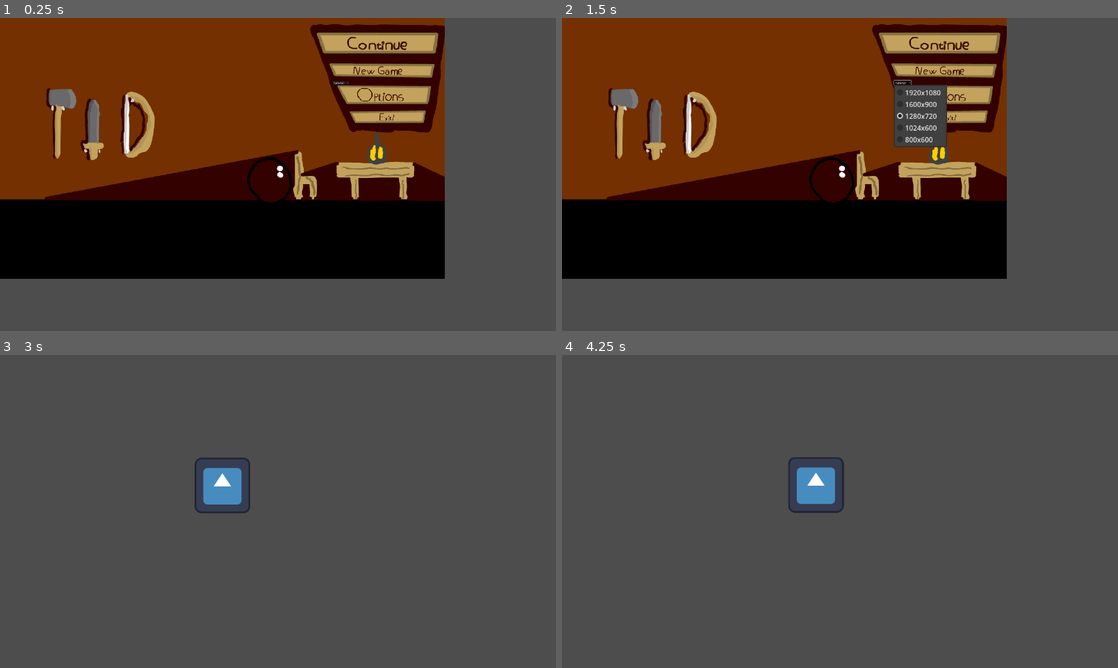
Above: before the commit, frames 1-4 (two rows, left to right).
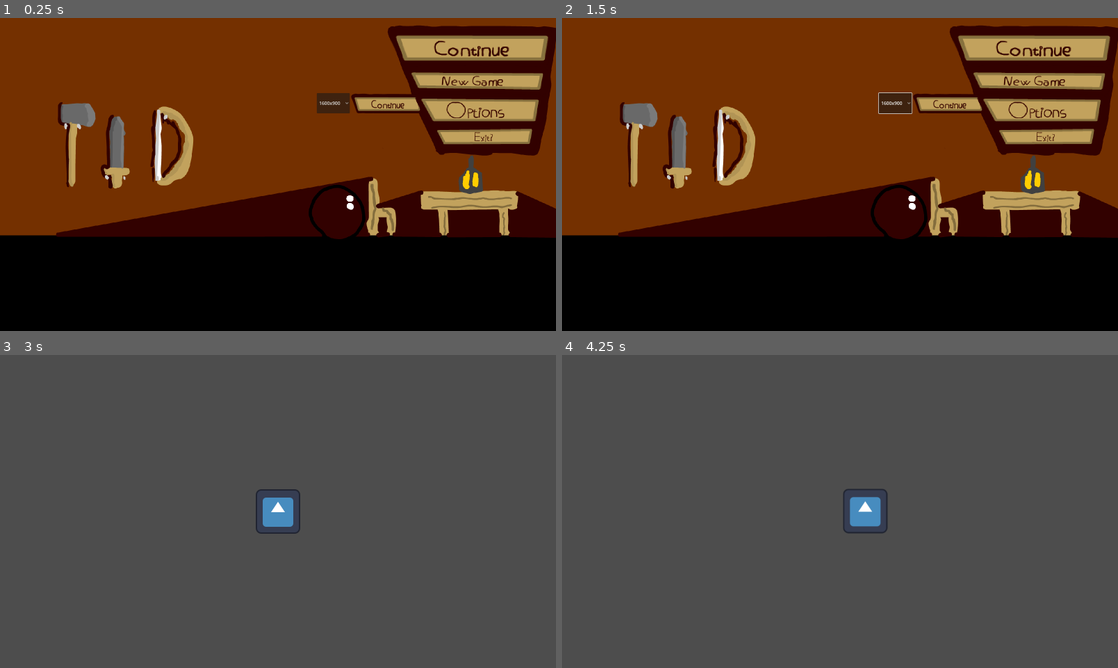
Above: after the commit, the same moments.

Repository: JhonChoulay/the-hackathon-game
Game: Godot game, scene res://Scenes/main_menu.tscn
The game is run twice, just before and just after one commit, with the same random seed, the same clock (stepped at 60 frames per second) and the same inputs. The engine's default icon, where the game draws it, is replaced by a stand-in: a white triangle on a blue panel in a dark square.
Inputs (mouse positions are in pixels of both pictures, inside the frame that each line leads up to; where the layout moved, square brackets give the same spot in the first picture):
- Up to frame 1 (0.25 s): no input
- Up to frame 2 (1.5 s): click (895, 102) at 0.5 s, where only the run after the commit has a clickable "1600x900"; click (901, 83) at 1.25 s, where only the run before the commit has a clickable "1280x720"
- Up to frame 3 (3 s): click (389, 439) at 2.02 s; click (478, 417) [383, 405] at 2.75 s
- Up to frame 4 (4.25 s): tap Enter at 3.5 s; hold D (right) from 3.53 s (still down); tap W (up) at 3.77 s

The runs differ from the first frame. In frame 1, 59% of the frame differs, in the area x 0-100%, y 0-100%; in frame 2, 60%; in frame 3, 1.7%; in frame 4, 1.7%.

Commit message:
Created template for resolution changes and made it work in main menu

Diff:
--- a/Projects/Scenes/main_menu.tscn
+++ b/Projects/Scenes/main_menu.tscn
@@ -57,6 +57,20 @@
 stretch_mode = 0
 metadata/_edit_use_anchors_ = true
 
+[node name="OptionsMenu" parent="Buttons" instance=ExtResource("10_5tbyb")]
+layout_mode = 0
+anchors_preset = 0
+anchor_top = 0.0
+anchor_right = 0.0
+anchor_bottom = 0.0
+offset_left = -237.69
+offset_top = 235.0
+offset_right = 61.31
+offset_bottom = 305.0
+grow_horizontal = 1
+grow_vertical = 1
+metadata/_edit_use_anchors_ = true
+
 [node name="Options" type="TextureButton" parent="Buttons"]
 texture_filter = 1
 layout_mode = 0
@@ -69,15 +83,6 @@
 texture_pressed = ExtResource("9_qeikl")
 stretch_mode = 0
 metadata/_edit_use_anchors_ = true
-
-[node name="Menu" parent="Buttons/Options" instance=ExtResource("10_5tbyb")]
-layout_mode = 0
-anchors_preset = 0
-anchor_top = 0.0
-anchor_right = 0.0
-anchor_bottom = 0.0
-grow_horizontal = 1
-grow_vertical = 1
 
 [node name="Exit" type="TextureButton" parent="Buttons"]
 texture_filter = 1
--- a/Projects/Scenes/options_menu.tscn
+++ b/Projects/Scenes/options_menu.tscn
@@ -1,18 +1,28 @@
-[gd_scene load_steps=2 format=3 uid="uid://pi60jckckj3v"]
+[gd_scene load_steps=4 format=3 uid="uid://pi60jckckj3v"]
 
-[ext_resource type="Script" path="res://Scenes/options_menu.gd" id="1_4rbag"]
+[ext_resource type="Script" path="res://Scripts/options_menu.gd" id="1_sn4d8"]
+[ext_resource type="Texture2D" uid="uid://bb8hfps6tjjjl" path="res://Sprites/Buttons/Continue.png" id="2_bylnm"]
+[ext_resource type="Texture2D" uid="uid://cf577ci3uaayt" path="res://Sprites/Buttons/Continue-clicked.png" id="3_ok26w"]
 
-[node name="OptionsMenu" type="HBoxContainer"]
+[node name="ResolutionMenu" type="HBoxContainer"]
 anchors_preset = 14
 anchor_top = 0.5
 anchor_right = 1.0
 anchor_bottom = 0.5
+offset_top = -35.0
+offset_bottom = 35.0
 grow_horizontal = 2
 grow_vertical = 2
-script = ExtResource("1_4rbag")
+script = ExtResource("1_sn4d8")
 
-[node name="OptionButton" type="OptionButton" parent="."]
+[node name="OptionsButton" type="OptionButton" parent="."]
 layout_mode = 2
 size_flags_horizontal = 3
 
-[connection signal="item_selected" from="OptionButton" to="." method="_on_option_button_item_selected"]
+[node name="ApplyButton" type="TextureButton" parent="."]
+layout_mode = 2
+texture_normal = ExtResource("2_bylnm")
+texture_pressed = ExtResource("3_ok26w")
+
+[connection signal="item_selected" from="OptionsButton" to="." method="_on_option_button_item_selected"]
+[connection signal="pressed" from="ApplyButton" to="." method="_on_apply_button_pressed"]
--- a/Projects/Scripts/main_menu.gd
+++ b/Projects/Scripts/main_menu.gd
@@ -1,18 +1,22 @@
 extends Node2D
-
 
 # Called when the node enters the scene tree for the first time.
 func _ready():
+	resize()
+	get_node("Buttons/OptionsMenu/ApplyButton").pressed.connect(on_apply_button_pressed)
+
+func on_apply_button_pressed():
+	get_viewport().content_scale_size = Vector2(Resources.resolution[0],Resources.resolution[1])
+	resize()
+
+func resize():
 	var resolution = Resources.resolution
-	var sprite : Array = [$Sprite.texture.get_width(),$Sprite.texture.get_height()]
-	scale.x = float(resolution[0]) / float(sprite[0])
-	scale.y = float(resolution[1]) / float(sprite[1])
-	position = Vector2(resolution[0] / 2, resolution[1] / 2)
 	if !Resources.windowed:
 		if Resources.borderless:
 			get_window().borderless = Resources.borderless
 		else:
 			get_window().exclusive = Resources.exclusive_fullscreen
-	get_window().size = Vector2i(resolution[0], resolution[1])
-	get_window().position = Vector2i(0,0)
-# Called every frame. 'delta' is the elapsed time since the previous frame.
+	var sprite : Array = [$Sprite.texture.get_width(),$Sprite.texture.get_height()]
+	scale.x = float(resolution[0]) / float(sprite[0])
+	scale.y = float(resolution[1]) / float(sprite[1])
+	position = Vector2(resolution[0] / 2, resolution[1] / 2)
--- a/Projects/Scenes/options_menu.gd
+++ b/Projects/Scripts/options_menu.gd
@@ -8,20 +8,26 @@
 	"800x600":Vector2(800,600)}
 
 var config = ConfigFile.new()
+var res
 
 func _ready():
 	var index = 0
 	for i in resolutions:
 		get_child(0).add_item(i,index)
 		if Vector2i(resolutions[i]) == get_viewport().content_scale_size:
-			$OptionButton.select(index)
+			$OptionsButton.select(index)
 		index +=1
+	res = get_viewport().content_scale_size
 
 func _on_option_button_item_selected(index):
-	var res = resolutions.get(get_child(0).get_item_text(index))
-	print(res)
+	res = resolutions.get(get_child(0).get_item_text(index))
+
+
+func _on_apply_button_pressed():
 	get_viewport().content_scale_size = res
+	Resources.resolution[0] = res.x
+	Resources.resolution[1] = res.y
 	config.load("res://Config/config.ini")
-	config.set_value("Settings","screen_width",res.x)
-	config.set_value("Settings","screen_height",res.y)
+	config.set_value("Settings","screen_width",int(res.x))
+	config.set_value("Settings","screen_height",int(res.y))
 	config.save("res://Config/config.ini")
--- a/Projects/Scripts/resources.gd
+++ b/Projects/Scripts/resources.gd
@@ -12,4 +12,5 @@
 	resolution  = [config.get_value("Settings","screen_width"), config.get_value("Settings","screen_height")]
 	windowed = config.get_value("Settings","windowed")
 	borderless = config.get_value("Settings", "borderless")
+	get_viewport().content_scale_size = Vector2(resolution[0],resolution[1])
 	exclusive_fullscreen = config.get_value("Settings", "exclusive_fullscreen")
Not shown, changed: Projects/Config/config.ini
